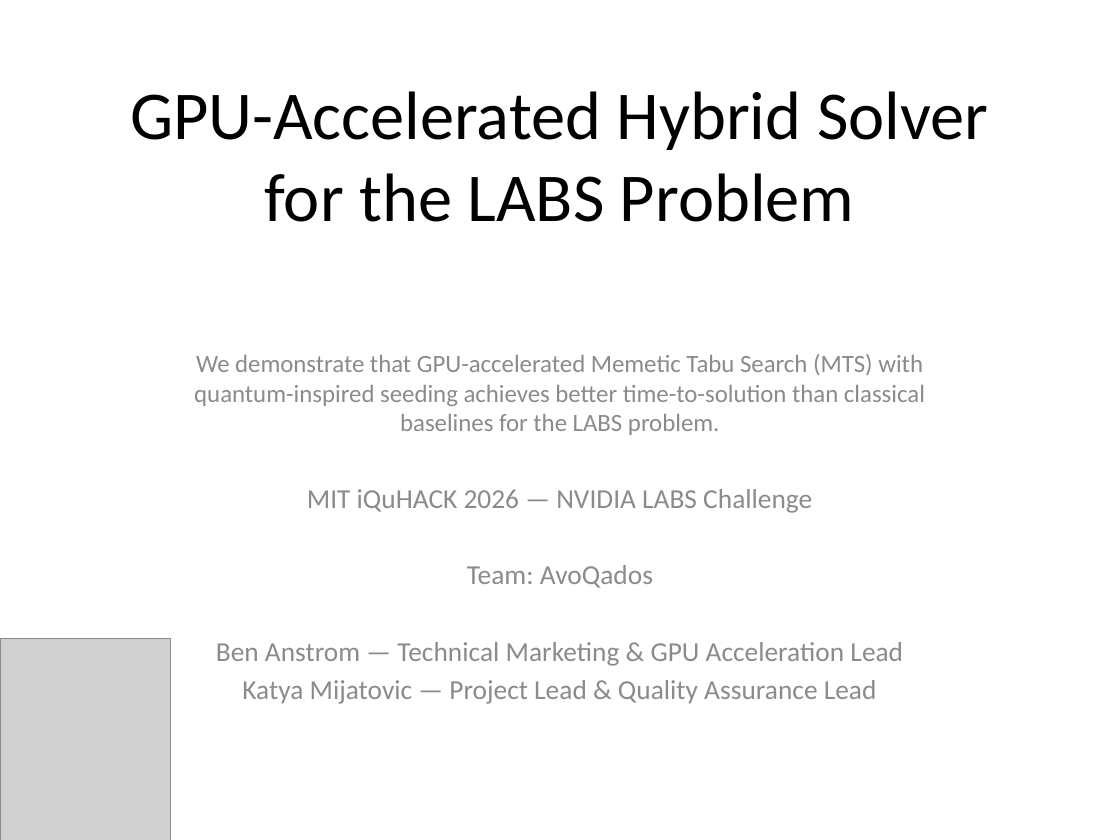
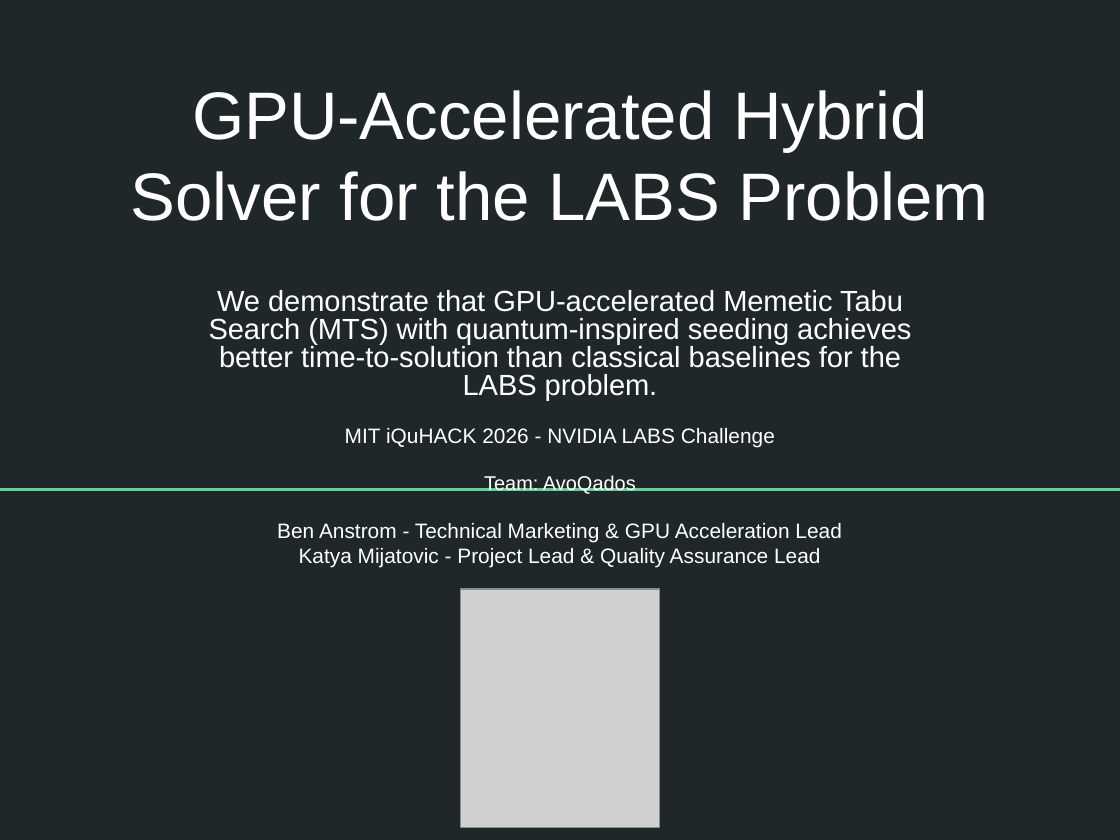
Before and after one commit to benanstrom/2026-NVIDIA, a slide deck: slide 1 of Presentation/FULL_PREZ.pptx. Drawn at 1120x840 pixels with LibreOffice and Linux fonts; fonts in the diff are those of the drawing; grey boxes stand for pictures. Boxes give left, top, right and bottom in pixels: in the first picture for what was removed or moved away, otherwise in the second. Text is boxed around its words. In the diff, an @@ line names an element or a change of style, - is before the commit and + after.

```diff
--- a/Presentation/FULL_PREZ.pptx
+++ b/Presentation/FULL_PREZ.pptx
@@ background #FFFFFF to #202729 @@
@@ title "GPU-Accelerated Hybrid Solver for the ..." at (130, 90, 989, 221): size 44 to 43.2 pt, font Calibri to Arial, text colour #000000 to #FFFFFF @@
@@ subtitle "We demonstrate that GPU-accelerated Memetic ...": place and size @@
-subtitle "We demonstrate that GPU-accelerated Memetic ..." at (194, 354, 925, 704)
+subtitle "We demonstrate that GPU-accelerated Memetic ..." at (209, 290, 911, 568)
@@ subtitle at (209, 290, 911, 494): size 16 to 18.7 pt in "We demonstrate that GPU-accelerated Memetic Tabu Search ..."; font Calibri to Arial, text colour #8C8C8C to #FFFFFF in "We demonstrate that GPU-accelerated Memetic Tabu Search ...", "Team: AvoQados"; size 17.6 to 12.8 pt in "Team: AvoQados"; line spacing 1 to 0.8 @@
@@ subtitle at (345, 428, 775, 447): text changed; size 17.6 to 13.4 pt; font Calibri to Arial; text colour #8C8C8C to #FFFFFF @@
-MIT iQuHACK 2026 — NVIDIA LABS Challenge
+MIT iQuHACK 2026 - NVIDIA LABS Challenge
@@ line added from (0, 489) to (1120, 489), #63D297 1.5 pt @@
@@ subtitle at (277, 523, 841, 568): text changed; size 17.6 to 13.4 pt; font Calibri to Arial; text colour #8C8C8C to #FFFFFF @@
-Ben Anstrom — Technical Marketing & GPU Acceleration Lead
-Katya Mijatovic — Project Lead & Quality Assurance Lead
+Ben Anstrom - Technical Marketing & GPU Acceleration Lead
+Katya Mijatovic - Project Lead & Quality Assurance Lead
@@ picture added at (460, 589, 659, 828) @@
@@ picture removed at (0, 638, 171, 840) @@
```
Also in this commit, not shown: 10 other slides changed, 5 slides added, 1 slide removed.
